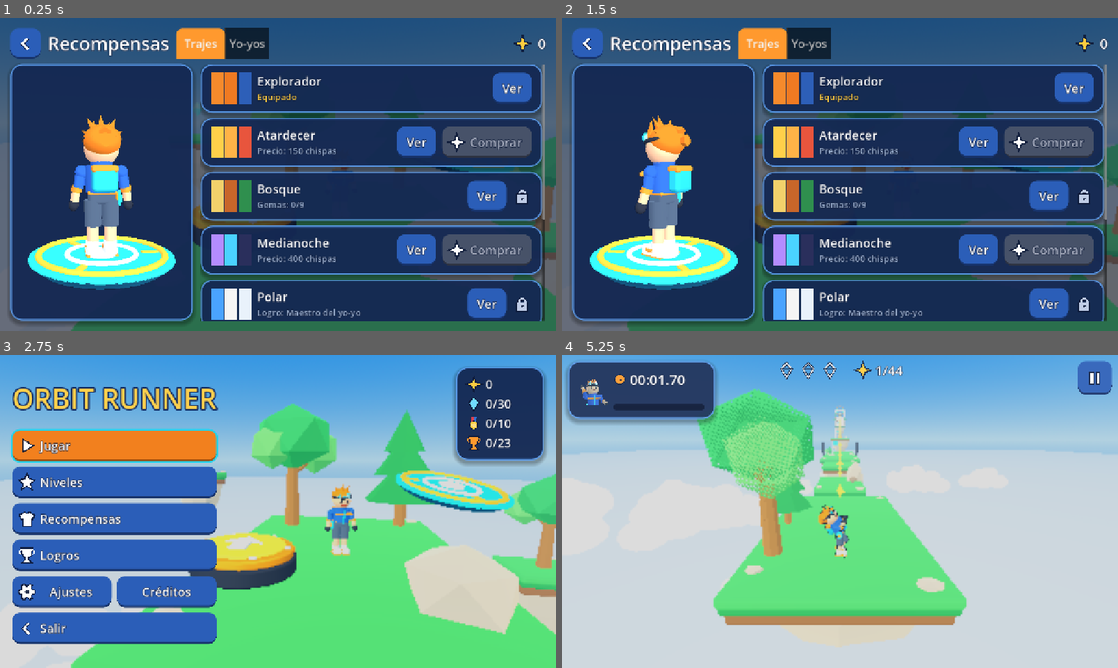
Above: before the commit, frames 1-4 (two rows, left to right).
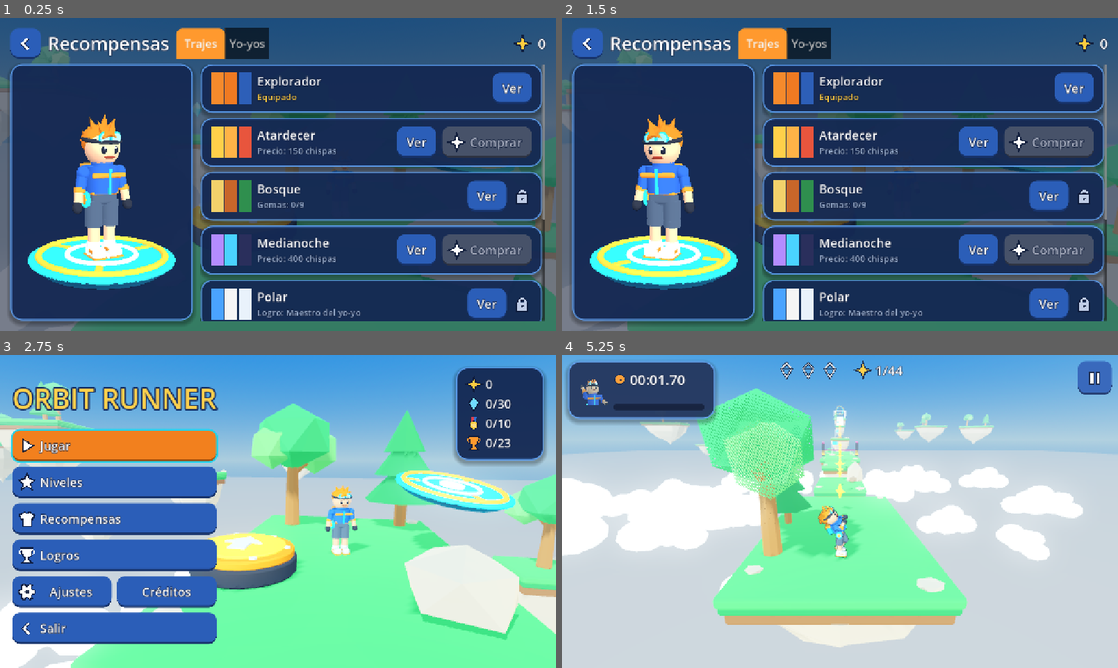
Above: after the commit, the same moments.

Repository: Loadcircle/orbit-runner
Game: Godot game, scene res://scenes/ui/wardrobe_screen.tscn
The game is run twice, just before and just after one commit, with the same random seed, the same clock (stepped at 60 frames per second) and the same inputs. This scene is started directly instead of the project's main scene. Sound files missing from this copy of the repository are replaced by a short silence.
Inputs (mouse positions are in pixels of both pictures, inside the frame that each line leads up to):
- Up to frame 1 (0.25 s): no input
- Up to frame 2 (1.5 s): tap Enter at 0.5 s; move the mouse to (962, 158) at 0.52 s; hold D (move_right) 0.53-1.25 s; hold Shift (action) 0.53-1.25 s; click (962, 158) at 0.67 s; tap Space (jump) at 0.77 s; drag from (728, 190) to (812, 237) at 1.27 s
- Up to frame 3 (2.75 s): click (27, 380) at 2.02 s
- Up to frame 4 (5.25 s): click "Jugar" at 2.75 s; move the mouse to (895, 442) at 3.52 s; hold D (move_right) 3.53-4.25 s; tap R (camera_right) at 3.6 s; drag from (812, 574) to (673, 464) at 4.27 s; move the mouse to (1006, 558) at 5.02 s; hold A (move_left) from 5.03 s (still down); hold Shift (action) from 5.03 s (still down)

The runs differ from the first frame. In frame 1, 2.5% of the frame differs, in the area x 0-100%, y 8-100%; in frame 2, 2.6%; in frame 3, 38%; in frame 4, 31%.

Commit message:
Exportacion Android, renderizador Compatibility, documentacion completa
- Presets de exportacion Android (arm64), emulador x86_64 y Windows
- APK de depuracion firmado; probado en emulador Android (arranque, tactil, Atras, guardado)
- Cambio a renderizador Compatibility tras fallo de Vulkan sin fallback en Android
- Iconos adaptativos; docs TECHNICAL_DECISIONS, DESIGN_DECISIONS, LEVEL_DESIGN y README

Co-Authored-By: Claude Opus 5.5 <noreply@anthropic.com>
Claude-Session: https://claude.ai/code/session_01K1tXaWy8CZtKAWZcQnLyhi

Diff:
--- a/orbit_runner_game/project.godot
+++ b/orbit_runner_game/project.godot
@@ -14,7 +14,7 @@
 config/description="Plataformas 3D de movimiento y aventura con un yo-yo cinetico."
 config/version="1.0.0"
 run/main_scene="res://scenes/ui/title_screen.tscn"
-config/features=PackedStringArray("4.7", "Mobile")
+config/features=PackedStringArray("4.7", "GL Compatibility")
 config/quit_on_go_back=false
 config/icon="res://art/ui/icon.png"
 boot_splash/bg_color=Color(0.137, 0.42, 0.69, 1)
@@ -121,9 +121,8 @@
 
 [rendering]
 
-renderer/rendering_method="mobile"
-renderer/rendering_method.mobile="mobile"
-rendering_device/fallback_to_opengl3=true
+renderer/rendering_method="gl_compatibility"
+renderer/rendering_method.mobile="gl_compatibility"
 textures/vram_compression/import_etc2_astc=true
 environment/defaults/default_clear_color=Color(0.49, 0.76, 0.94, 1)
 anti_aliasing/quality/msaa_3d=1
--- a/orbit_runner_game/scenes/main.tscn
+++ /dev/null
@@ -1,3 +0,0 @@
-[gd_scene format=3]
-
-[node name="Main" type="Node3D"]
--- a/orbit_runner_game/scripts/autoload/settings.gd
+++ b/orbit_runner_game/scripts/autoload/settings.gd
@@ -94,8 +94,5 @@
 
 
 func _detect_quality() -> int:
-	# Compatibility (OpenGL fallback) usually means an older GPU.
-	var method := str(ProjectSettings.get_setting("rendering/renderer/rendering_method"))
-	if RenderingServer.get_current_rendering_method() == "gl_compatibility" or method == "gl_compatibility":
-		return Quality.LOW
+	# Mobile starts at Medium (battery/thermals); players can raise it.
 	return Quality.HIGH if not OS.has_feature("mobile") else Quality.MEDIUM
--- a/orbit_runner_game/scripts/ui/wardrobe_screen.gd
+++ b/orbit_runner_game/scripts/ui/wardrobe_screen.gd
@@ -76,13 +76,14 @@
 
 func _process(delta: float) -> void:
 	if _preview_root:
-		_preview_root.rotate_y(0.6 * delta)
+		_preview_root.rotation.y = sin(Time.get_ticks_msec() * 0.0008) * 0.9
 
 
 func _build_preview(viewport: SubViewport) -> void:
 	_preview_root = Node3D.new()
 	viewport.add_child(_preview_root)
 	_preview_character = CHARACTER.instantiate()
+	_preview_character.rotation.y = PI  # face the preview camera
 	_preview_root.add_child(_preview_character)
 	var anim := _preview_character.find_child("AnimationPlayer", true, false) as AnimationPlayer
 	if anim and anim.has_animation("Idle"):
Binary file changed: orbit_runner_game/art/ui/icon.png
Binary file added: orbit_runner_game/art/ui/icon_background.png
Not shown, added: orbit_runner_game/art/ui/icon_background.png.import
Binary file added: orbit_runner_game/art/ui/icon_foreground.png
Not shown, added: orbit_runner_game/art/ui/icon_foreground.png.import
Binary file changed: orbit_runner_game/art/ui/portrait.png
Not shown, added: orbit_runner_game/export_presets.cfg
Not shown, changed: orbit_runner_game/.gitignore
Not shown, added: orbit_runner_game/README.md
Not shown, changed: orbit_runner_game/assets_source/blender/scripts/render_ui_images.py
Not shown, added: orbit_runner_game/docs/DESIGN_DECISIONS.md
Not shown, added: orbit_runner_game/docs/LEVEL_DESIGN.md
(and 1 more such lines)
